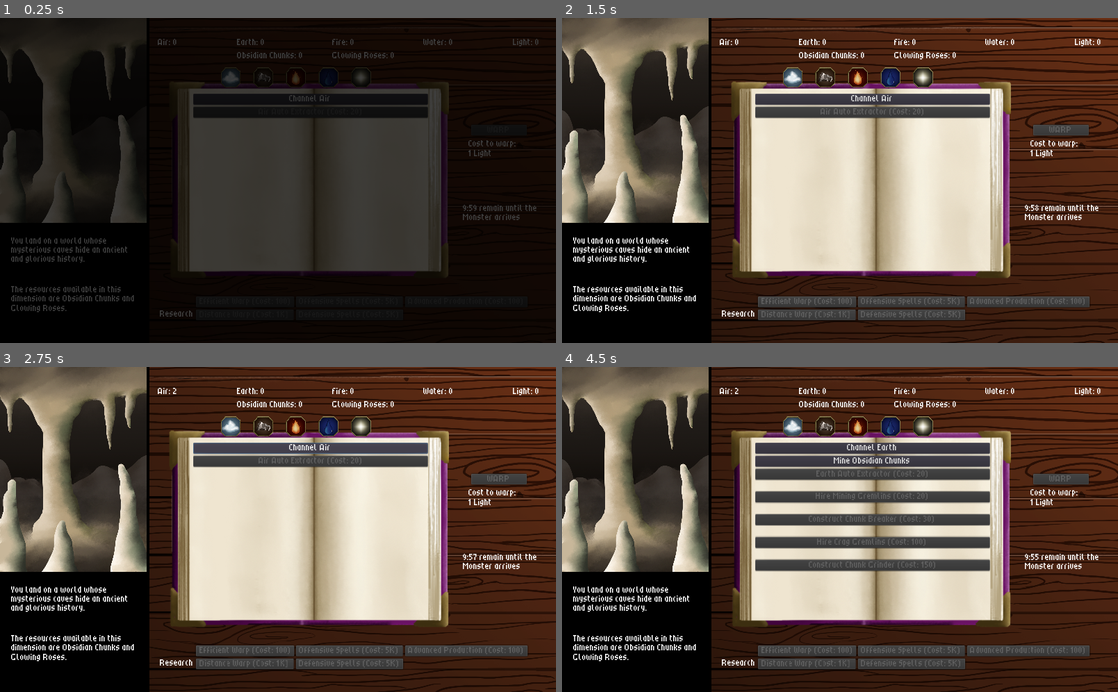
Above: before the commit, frames 1-4 (two rows, left to right).
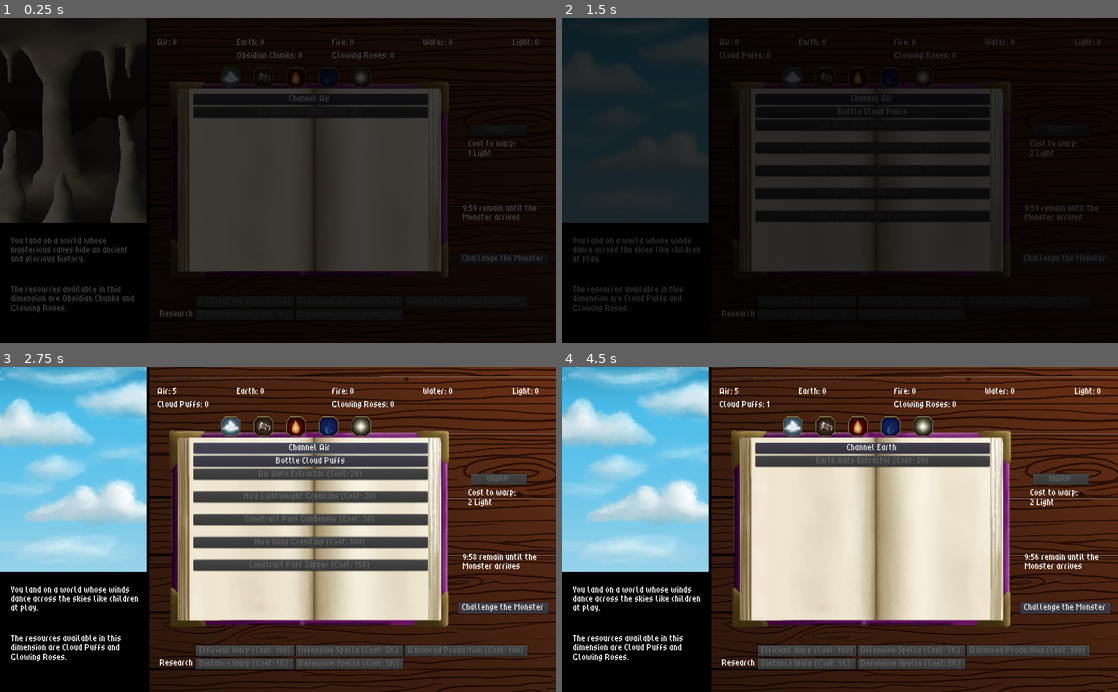
Above: after the commit, the same moments.

Repository: Kevin-Mortimer-19/Spellwarp
Game: Godot game, scene res://Scenes/Dimension.tscn
Two runs of this game, one before a commit and one after it. Both use one fixed random seed, a clock stepped at 60 frames per second and the inputs below. This scene is started directly instead of the project's main scene.
Inputs (mouse positions are in pixels of both pictures, inside the frame that each line leads up to):
- Up to frame 1 (0.25 s): no input
- Up to frame 2 (1.5 s): click (1067, 258) at 0.5 s, where only the run after the commit has a clickable "Challenge the Monster"; click (834, 333) at 1.25 s, where only the run after the commit has a clickable "Run Away!"
- Up to frame 3 (2.75 s): click "Channel Air" at 2 s
- Up to frame 4 (4.5 s): click (795, 425) at 2.75 s; click (873, 461) at 3.5 s, where only the run after the commit has a clickable "Bottle Cloud Puffs"; click (823, 425) at 4.25 s

The runs differ from the first frame. In frame 1, 0.1% of the frame differs, in the area x 83-98%, y 72-76%; in frame 2, 85%, in the area x 0-100%, y 0-100%; in frame 3, 27%; in frame 4, 27%.

Commit message:
challenge button

Diff:
--- a/Scenes/Dimension.tscn
+++ b/Scenes/Dimension.tscn
@@ -1175,6 +1175,13 @@
 margin_bottom = 413.388
 autowrap = true
 clip_text = true
+
+[node name="Button" type="Button" parent="TimeUntilTheEnd"]
+margin_left = 844.45
+margin_top = 435.0
+margin_right = 1010.45
+margin_bottom = 455.0
+text = "Challenge the Monster"
 
 [node name="LogBox" type="Label" parent="."]
 margin_left = 20.0
@@ -1348,3 +1355,4 @@
 [connection signal="pressed" from="WARP_SPEED" to="." method="_on_warp_button_pressed"]
 [connection signal="timeout" from="WARP_SPEED/Timer" to="." method="_on_warp_timer_timeout"]
 [connection signal="timeout" from="TimeUntilTheEnd" to="TimeUntilTheEnd" method="_time_is_up"]
+[connection signal="pressed" from="TimeUntilTheEnd/Button" to="TimeUntilTheEnd" method="_on_challenge_pressed"]
--- a/Scripts/ResourceController.gd
+++ b/Scripts/ResourceController.gd
@@ -20,8 +20,6 @@
 
 func resources(r1, r2, r3):
 	disable_groups()
-
-	print("The resources available are as follows:")
 	find_resource(r1)
 	find_resource(r2)
 	if ResearchDB.warp_3():
--- a/Scripts/TimeLimit.gd
+++ b/Scripts/TimeLimit.gd
@@ -36,6 +36,10 @@
 	main.store_energy()
 	start()
 
+func _on_challenge_pressed():
+	main.store_energy()
+	Fade.transition_to("res://Scenes/MonsterFight.tscn")
+
 func _time_is_up():
 	stop()
 	main.store_energy()
